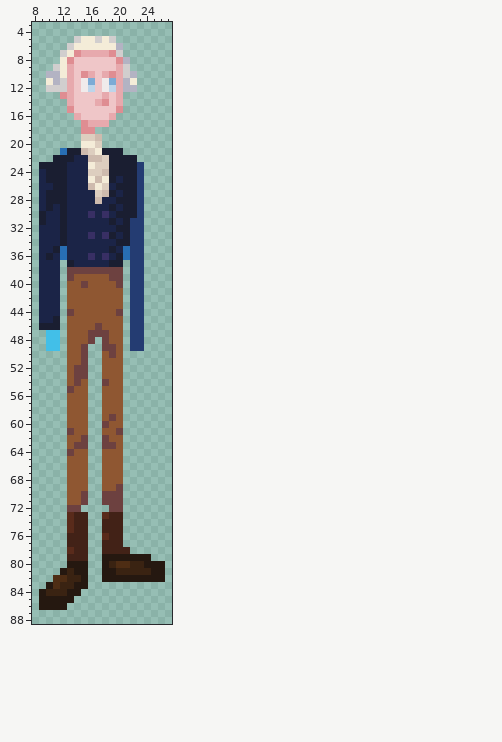
A pixel-art file gets an edit: Sprites/personagens/fase 4/pierre vergniaud.aseprite. The first picture shows the starting point.
36x90 pixels, 1 frame. Colours within 5 levels of each other are drawn and written as one. Shown: x 8..27, y 3..88.
Now the later version:
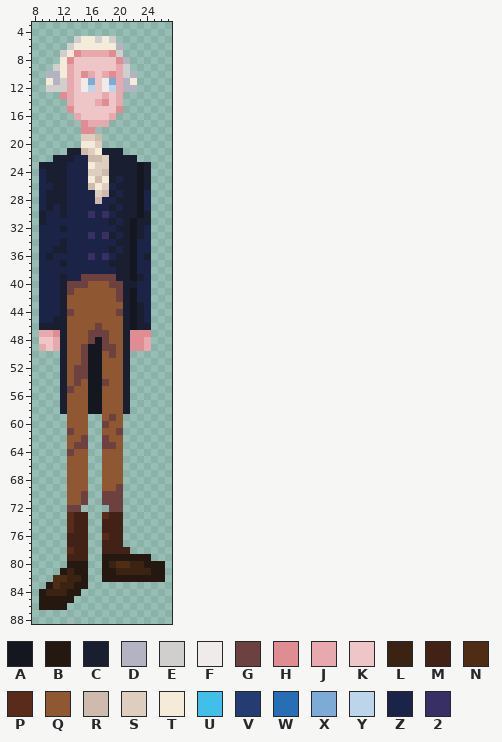
Palette (. is transparent): A #141620  B #251810  C #1a1e31  D #b3b3c3  E #d1cece  F #f0ebeb  G #6d4140  H #df8d92  J #e7a9ad  K #efc6c8  L #3a2312  M #422217  N #4e2d14  P #592b1b  Q #8f5732  R #cebbae  S #ddcebf  T #f4ecd8  U #42bfe8  V #243c72  W #286eb4  X #7cabd5  Y #bdd5ea  Z #1b2447  2 #382f64
What changed:
layer "base" now hidden
y 21: x 12 W -> .
y 23..26: x 23..24 V. -> AC
y 27..29: x 23..24 V. -> AZ
y 30: x 23..24 V. -> AC
y 31: x 12 C -> Z; x 22..24 VV. -> ACC
y 32: x 22..24 VV. -> ACZ
y 33: x 12 C -> Z; x 22..24 VV. -> ACZ
y 34: x 22..24 VV. -> AZZ
y 35: x 12 W -> C; x 21..24 WVV. -> CAZZ
y 36: x 12 W -> Z; x 21..24 WVV. -> CAZC
y 37: x 12..13 .C -> CZ; x 21..24 .VV. -> CAZZ
y 38: x 12..24 .GGGGGGGG.VV. -> ZZZZZZZZCCAZZ
y 39: x 12..18 .GQQQQQ -> CZZGGGG; x 20..24 G.VV. -> CCACZ
y 40: x 12..14 .QQ -> CGG; x 19 Q -> G; x 21..24 .VV. -> CCZZ
y 41: x 12..13 .Q -> CG; x 20..24 Q.VV. -> GCAZZ
y 42: x 12 . -> C; x 20..24 Q.VV. -> GCAZZ
y 43..45: x 12 . -> C; x 21..24 .VV. -> CACZ
y 46: x 12 . -> C; x 21..24 .VV. -> CACC
y 47: x 9..12 .UU. -> JJHC; x 21..24 .VV. -> CHHH
y 48: x 9..12 .UU. -> KKJC; x 17 . -> A; x 21..24 .VV. -> CHHJ
y 49: x 9..12 .UU. -> JKJC; x 16..17 .. -> AA; x 21..24 .VV. -> CHHJ
y 50..58: x 12 . -> C; x 16..17 .. -> AA; x 21 . -> C
Boxes around the changes in both pictures, in picture pixels (x1, y1, x2, y2):
erased: (60, 148, 67, 155)
changed: (39, 162, 151, 414)
